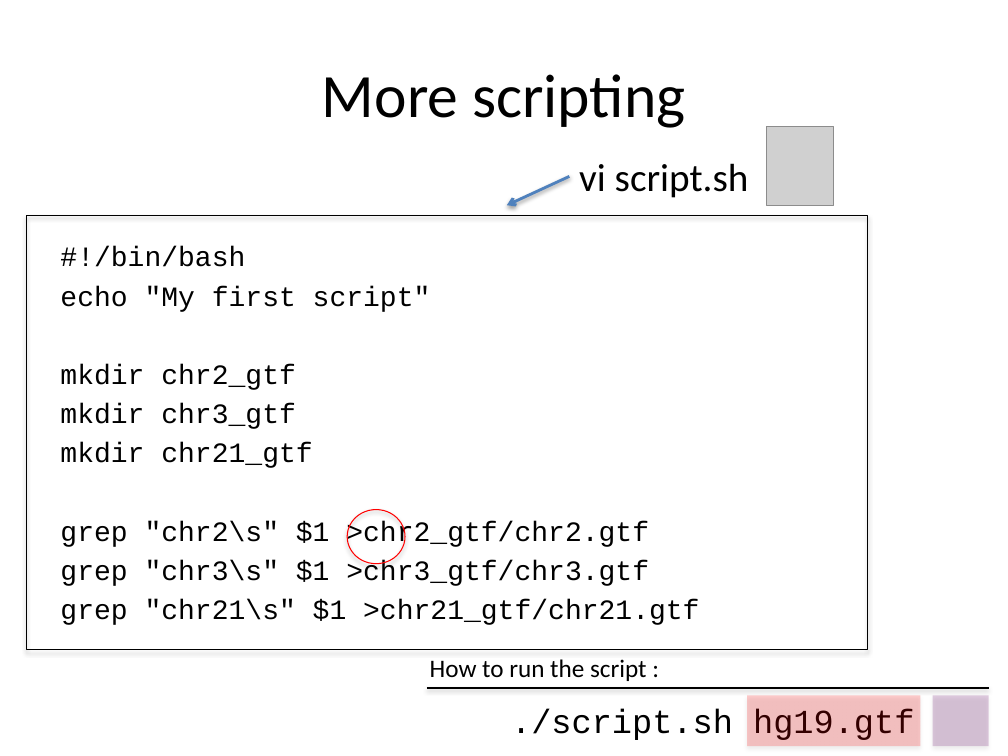
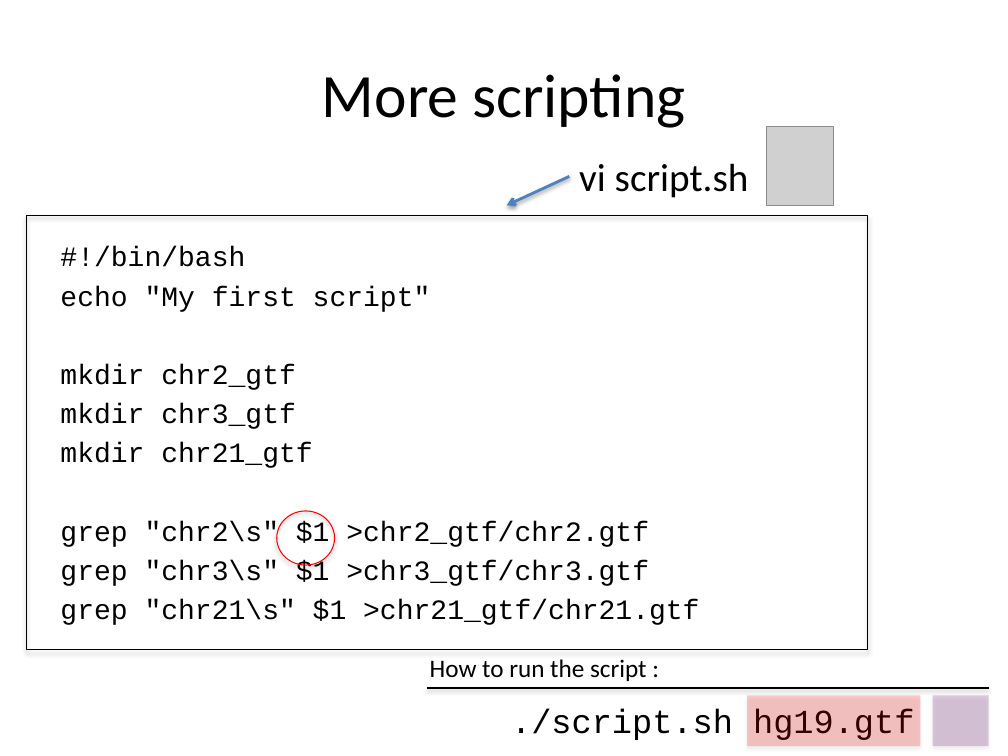
Before and after one commit to smangul1/UNIX_SUMPh_Moldova, a slide deck: slide 22 of day3_Unix.pptx. Drawn at 1008x756 pixels with LibreOffice and Linux fonts; fonts in the diff are those of the drawing; grey boxes stand for pictures. Boxes give left, top, right and bottom in pixels: in the first picture for what was removed or moved away, otherwise in the second. Text is boxed around its words. In the diff, an @@ line names an element or a change of style, - is before the commit and + after.

```diff
--- a/day3_Unix.pptx
+++ b/day3_Unix.pptx
@@ ellipse: place and size @@
-ellipse at (347, 510, 404, 564)
+ellipse at (277, 511, 335, 565)
```
Also in this commit, not shown: 4 other slides changed, 2 other files.
